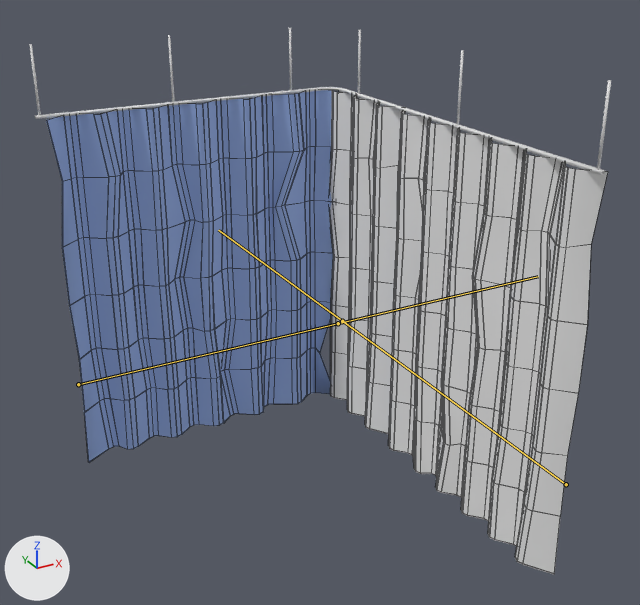
One commit to the FBX model care-up/Assets/_Models/CurtainTracks.fbx: the scene before it, then after it.
Rendered twice from a 50 mm camera at (-2.99, -5.08, 6.08) aimed at (0.02, 0.39, 3.34). The axes (+X, +Y, +Z) are drawn at lower left. The lights are the same throughout. Both versions are drawn at frame 200 of the action 'Curtain2.001|c_0002_Closing'; the numbers are the values there. The bones that bend it are drawn over the model as lines. Mesh edges are drawn as thin lines on the coarser meshes.

Objects in the first picture: 'Curtain1', 'Curtain2', 'Ramp', 'supports'.
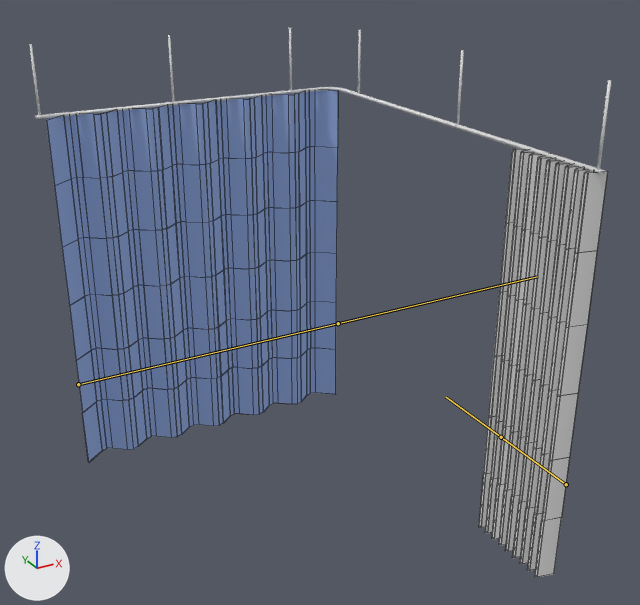
Pixel boxes [x1, y1, x2, y2] of what changed, in the pictures (640 x 605 px):
'Curtain2', posed (54% narrower, 12% shorter): before [329, 90, 608, 574]; after [479, 149, 608, 577]
'Curtain1', posed: [46, 90, 338, 463] in both
bone 'Bone', root to tip: before (566, 484) to (342, 321); after (566, 484) to (501, 437)

The edits, one by one:
Bone 'Bone' (bone_bone) is rescaled from (1.0, 0.87, 1.0) to (1.0, 0.2, 1.0).
